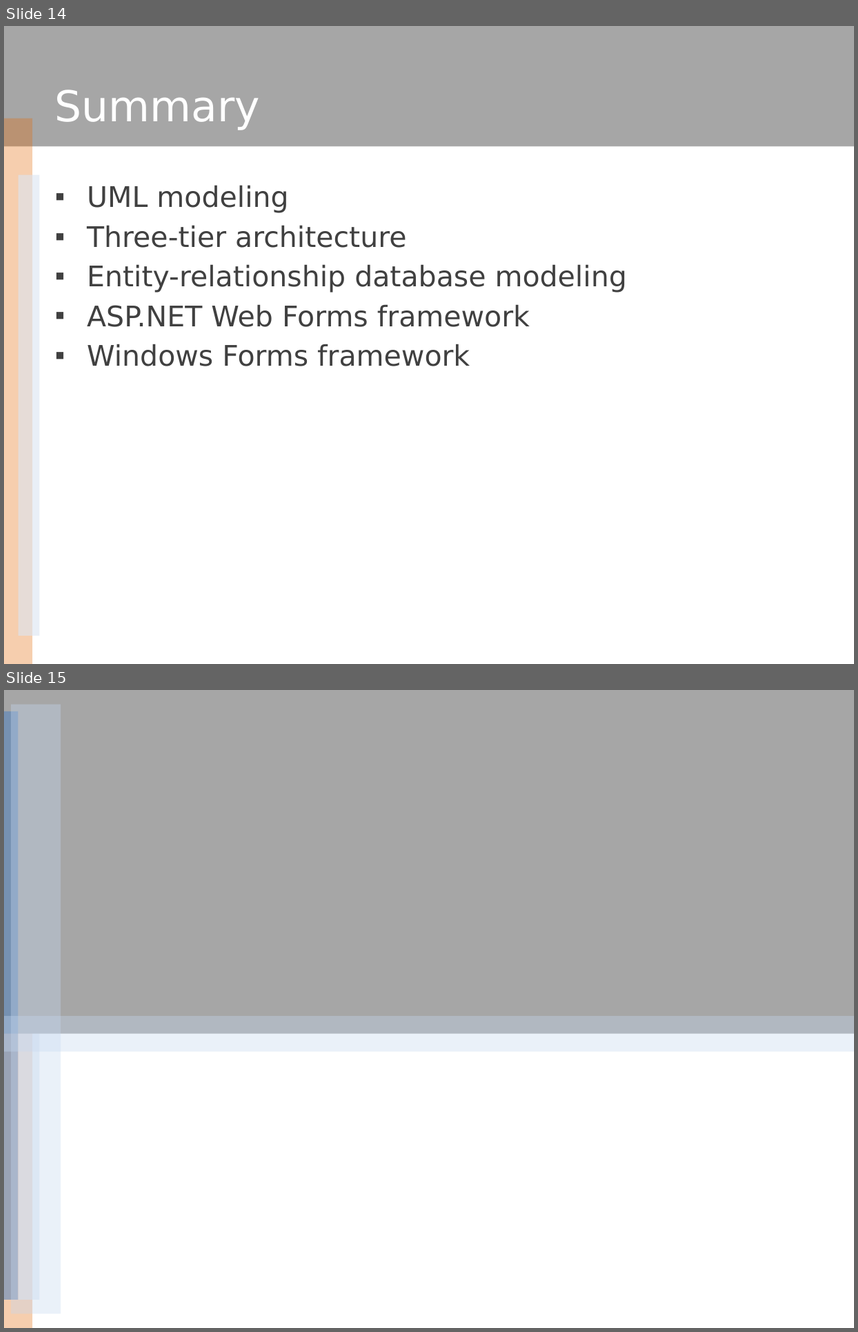
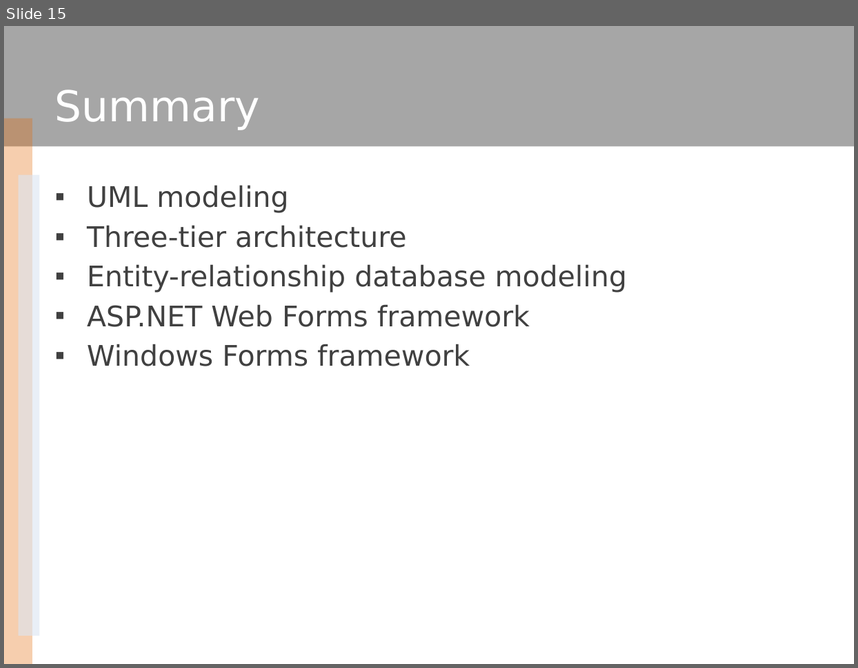
Before and after one commit to tinwin/asp-net-foto-galery, a slide deck: Documentation/Presentation template new.pptx. Shown one above the other, each under a label of ours: slides 14 and 15 before the commit, slide 15 after it. The pictures are 858x1332 and 858x668 pixels, drawn with LibreOffice and Linux fonts; fonts in the diff are those of the drawing; background and template pictures are left out. Boxes give left, top, right and bottom in pixels: in the first picture for what was removed or moved away, otherwise in the second. Text is boxed around its words. In the diff, an @@ line names an element or a change of style, - is before the commit and + after.

```diff
--- a/Documentation/Presentation template new.pptx
+++ b/Documentation/Presentation template new.pptx
@@ slide 15 removed at (x1=4, y1=690, x2=854, y2=1328), background #FFFFFF; not listed: 3 template elements that a slide beside it also shows @@
@@ rectangle removed at (x1=4, y1=690, x2=854, y2=1034) @@
@@ rectangle removed at (x1=11, y1=704, x2=60, y2=1314) @@
@@ rectangle removed at (x1=4, y1=711, x2=18, y2=1299) @@
@@ rectangle removed at (x1=4, y1=1016, x2=854, y2=1052) @@
@@ what was slide 14 is now slide 15 @@
```
Also in this commit, not shown: 6 slides changed, 1 slide added, 2 other slides removed, 1 other file.
